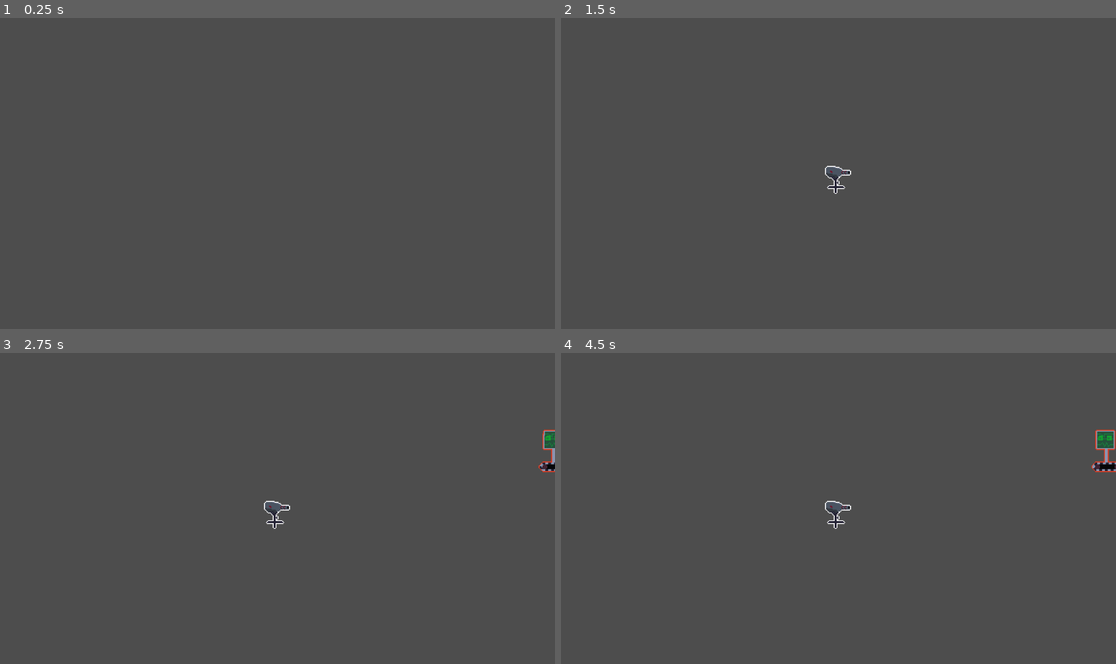
Above: before the commit, frames 1-4 (two rows, left to right).
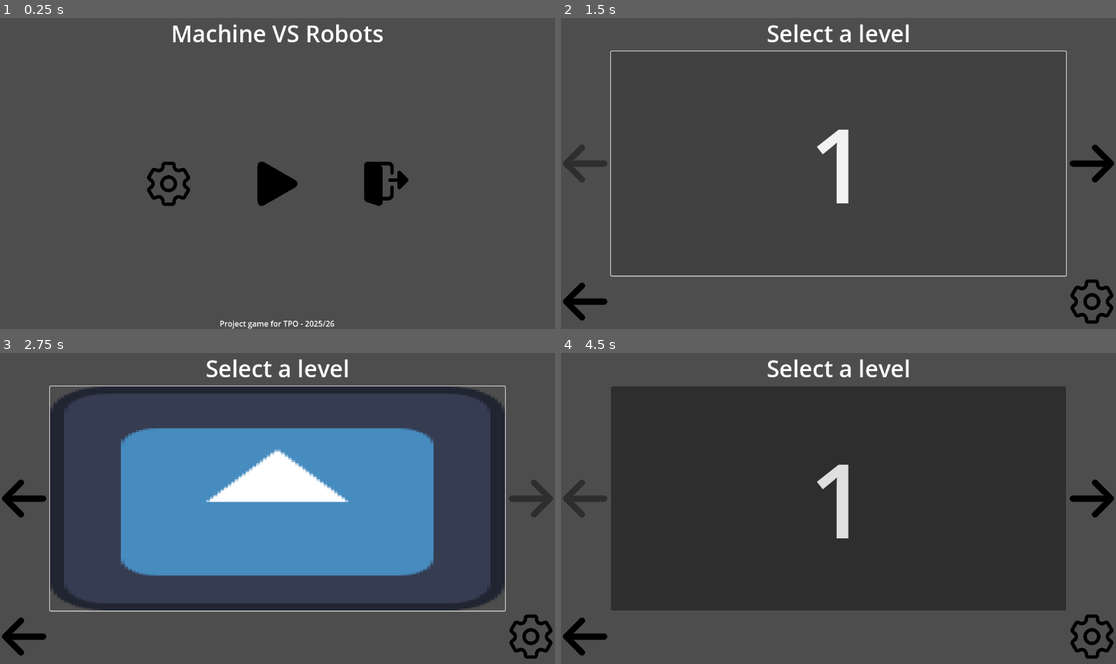
Above: after the commit, the same moments.

Repository: AuraDvin/MvR
Game: Godot game, scene res://levels/menus/main_menu/main_menu.tscn
Same seed, same stepped clock (60 frames per second), same inputs: the game is played once before the commit and once after it. Before the commit the project starts from res://levels/basic_level/basic_level.tscn. The engine's default icon, where the game draws it, is replaced by a stand-in: a white triangle on a blue panel in a dark square.
Inputs (mouse positions are in pixels of both pictures, inside the frame that each line leads up to):
- Up to frame 1 (0.25 s): no input
- Up to frame 2 (1.5 s): click (838, 182) at 0.52 s; click (838, 164) at 1.25 s, where only the run after the commit has a clickable "1"
- Up to frame 3 (2.75 s): click (532, 499) at 2.02 s
- Up to frame 4 (4.5 s): click (583, 499) at 2.77 s; click (583, 636) at 3.52 s; click (838, 517) at 4.27 s

The runs differ from the first frame. In frame 1, 2.8% of the frame differs, in the area x 26-74%, y 2-100%; in frame 2, 3.3%; in frame 3, 37%; in frame 4, 61%, in the area x 0-100%, y 2-99%.

Commit message:
added basic hud with limited functionality

Diff:
--- a/levels/basic_level/basic_level.gd
+++ b/levels/basic_level/basic_level.gd
@@ -9,11 +9,11 @@
 # Todo
 var tower = preload("res://characters/towers/basic_tower/basic_tower.tscn")
 var enemy = preload("res://characters/enemies/basic_enemy/basic_enemy.tscn")
-
 # Called when the node enters the scene tree for the first time.
 func _ready():
 	$EnemySpawnTimer.start(RandomNumberGenerator.new().randf()* 3)
 	lane_count = $Lanes.get_child_count()
+	$Hud.connect("_mode_selectd", _mode_selected)
 
 
 # Called every frame. 'delta' is the elapsed time since the previous frame.
@@ -43,3 +43,6 @@
 	var enemy_inst = enemy.instantiate()
 	$Lanes.get_child(lane).add_child(enemy_inst)
 	$EnemySpawnTimer.start(rng.randf()* 3 + 2)
+
+func _mode_selected(node):
+	print(node)
--- a/levels/basic_level/basic_level.tscn
+++ b/levels/basic_level/basic_level.tscn
@@ -1,7 +1,8 @@
-[gd_scene load_steps=3 format=3 uid="uid://cl5i6jqism35s"]
+[gd_scene load_steps=4 format=3 uid="uid://cl5i6jqism35s"]
 
 [ext_resource type="Script" uid="uid://c2bq01dxk51eb" path="res://levels/basic_level/basic_level.gd" id="1_x83mk"]
 [ext_resource type="PackedScene" uid="uid://emqcm546jpvb" path="res://levels/grid/grid.tscn" id="2_h6lqb"]
+[ext_resource type="PackedScene" uid="uid://c7t5icwhp12gx" path="res://levels/menus/hud/hud.tscn" id="3_akcht"]
 
 [node name="BasicLevel" type="Node2D"]
 script = ExtResource("1_x83mk")
@@ -31,7 +32,12 @@
 
 [node name="Towers" type="Node" parent="."]
 
+[node name="Hud" parent="." instance=ExtResource("3_akcht")]
+size_flags_horizontal = 3
+size_flags_vertical = 3
+
 [connection signal="clicked_on_grid" from="Grid" to="." method="_on_grid_clicked_on_grid"]
 [connection signal="timeout" from="EnemySpawnTimer" to="." method="_on_enemy_spawn_timer_timeout"]
 
 [editable path="Grid"]
+[editable path="Hud"]
--- /dev/null
+++ b/levels/menus/hud/hud.gd
@@ -0,0 +1,21 @@
+extends Control
+
+enum tower_type {SOLAR, TURRET, MORTAR}
+signal _mode_selectd(tower: tower_type)
+
+# Called when the node enters the scene tree for the first time.
+func _ready():
+	await get_tree().process_frame
+	for child in $"MarginContainer/VBoxContainer/HBoxContainer".get_children():
+		child.pressed.connect(_on_button_pressed.bind(child.get_index() as tower_type))
+		var tb = child as TextureButton
+		tb.scale = tb.get_transform().get_scale() * 2
+
+
+
+# Called every frame. 'delta' is the elapsed time since the previous frame.
+func _process(delta):
+	pass
+
+func _on_button_pressed(node: tower_type):
+		_mode_selectd.emit(node)
--- /dev/null
+++ b/levels/menus/hud/hud.tscn
@@ -0,0 +1,62 @@
+[gd_scene load_steps=9 format=3 uid="uid://c7t5icwhp12gx"]
+
+[ext_resource type="Script" uid="uid://drmcio5yk84ap" path="res://levels/menus/hud/hud.gd" id="1_pnpax"]
+[ext_resource type="Texture2D" uid="uid://cfgb5ug1qj1xr" path="res://assets/textures/solar-pannel-sheet.png" id="1_vtdkw"]
+[ext_resource type="LabelSettings" uid="uid://cbqx3qie0kyui" path="res://misc/LabelTheme.tres" id="2_5aamc"]
+[ext_resource type="Texture2D" uid="uid://8hmvqxym3c6b" path="res://assets/textures/shooter-turret.png" id="3_5aamc"]
+[ext_resource type="Texture2D" uid="uid://cou8mdpj3qrou" path="res://assets/textures/mortar.png" id="4_buv7h"]
+
+[sub_resource type="AtlasTexture" id="AtlasTexture_y2vs7"]
+atlas = ExtResource("1_vtdkw")
+region = Rect2(0, 0, 43, 41.25)
+
+[sub_resource type="AtlasTexture" id="AtlasTexture_6bkdy"]
+atlas = ExtResource("3_5aamc")
+region = Rect2(0, 0, 38.5, 40.75)
+
+[sub_resource type="CanvasItemMaterial" id="CanvasItemMaterial_buv7h"]
+
+[node name="Hud" type="Control"]
+layout_mode = 3
+anchors_preset = 15
+anchor_right = 1.0
+anchor_bottom = 1.0
+grow_horizontal = 2
+grow_vertical = 2
+script = ExtResource("1_pnpax")
+
+[node name="MarginContainer" type="MarginContainer" parent="."]
+layout_mode = 0
+offset_right = 40.0
+offset_bottom = 40.0
+theme_override_constants/margin_left = 5
+theme_override_constants/margin_top = 5
+theme_override_constants/margin_right = 5
+theme_override_constants/margin_bottom = 5
+
+[node name="VBoxContainer" type="VBoxContainer" parent="MarginContainer"]
+layout_mode = 2
+theme_override_constants/separation = 3
+
+[node name="Label" type="Label" parent="MarginContainer/VBoxContainer"]
+layout_mode = 2
+text = "Shop: "
+label_settings = ExtResource("2_5aamc")
+
+[node name="HBoxContainer" type="HBoxContainer" parent="MarginContainer/VBoxContainer"]
+layout_mode = 2
+size_flags_vertical = 3
+theme_override_constants/separation = 29
+
+[node name="TextureButton" type="TextureButton" parent="MarginContainer/VBoxContainer/HBoxContainer"]
+layout_mode = 2
+texture_normal = SubResource("AtlasTexture_y2vs7")
+
+[node name="TextureButton2" type="TextureButton" parent="MarginContainer/VBoxContainer/HBoxContainer"]
+layout_mode = 2
+texture_normal = SubResource("AtlasTexture_6bkdy")
+
+[node name="TextureButton3" type="TextureButton" parent="MarginContainer/VBoxContainer/HBoxContainer"]
+material = SubResource("CanvasItemMaterial_buv7h")
+layout_mode = 2
+texture_normal = ExtResource("4_buv7h")
--- a/levels/menus/main_menu/main_menu.gd
+++ b/levels/menus/main_menu/main_menu.gd
@@ -4,7 +4,7 @@
 
 # todo:
 @export var settings_packed: PackedScene
-@export var level_selected_packed:PackedScene
+@export var level_selected_packed: PackedScene
 
 # Icons are currently from the following sources:
 # Settings:
--- a/misc/LabelTheme.tres
+++ b/misc/LabelTheme.tres
@@ -1,3 +1,4 @@
 [gd_resource type="LabelSettings" format=3 uid="uid://cbqx3qie0kyui"]
 
 [resource]
+font_size = 32
--- a/project.godot
+++ b/project.godot
@@ -11,7 +11,7 @@
 [application]
 
 config/name="MvR"
-run/main_scene="uid://cl5i6jqism35s"
+run/main_scene="uid://d0o7unf8sblwn"
 config/features=PackedStringArray("4.5", "GL Compatibility")
 config/icon="res://icon.svg"
 
Not shown, added: levels/menus/hud/hud.gd.uid
